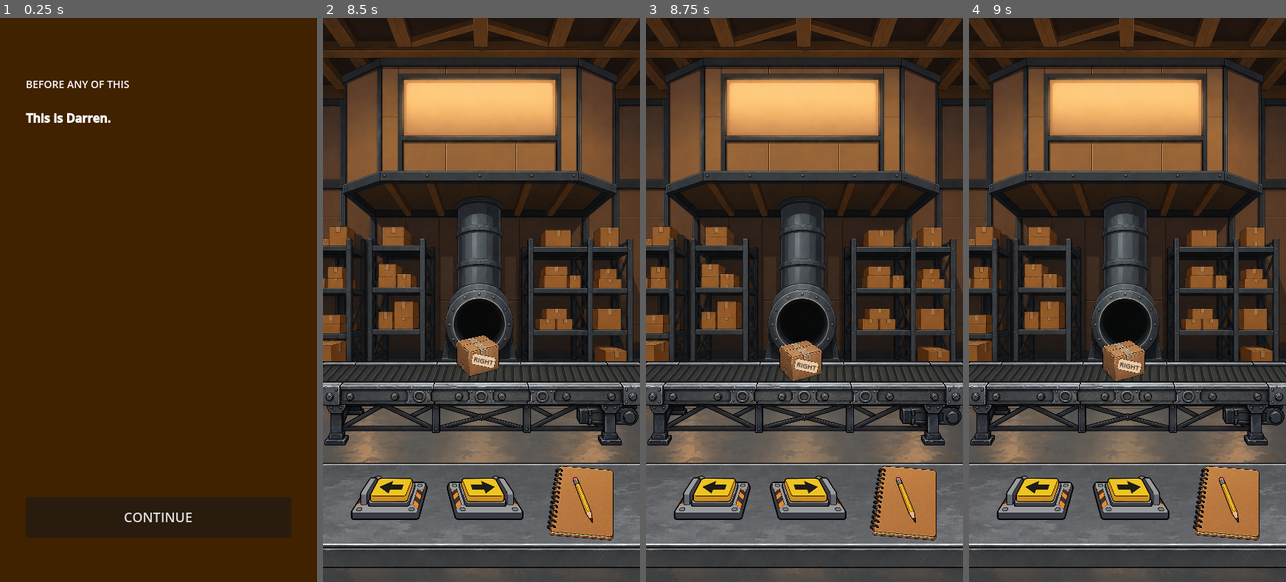
Above: before the commit, frames 1-4 (left to right).
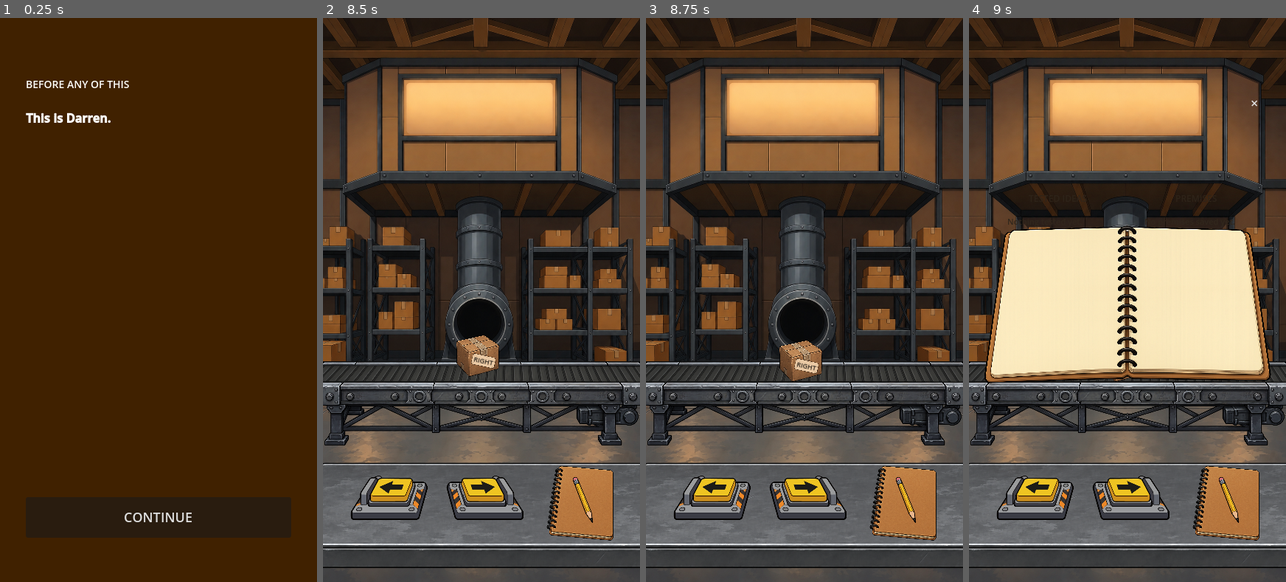
Above: after the commit, the same moments.

Repository: patrickcallahancomedy/comedian
Game: Godot game, scene res://scenes/story/opening_story.tscn
Same seed, same stepped clock (60 frames per second), same inputs: the game is played once before the commit and once after it.
Inputs (mouse positions are in pixels of both pictures, inside the frame that each line leads up to):
- Up to frame 1 (0.25 s): no input
- Up to frame 2 (8.5 s): click "CONTINUE" at 0.5 s; click "CONTINUE" at 1.25 s; click "CONTINUE" at 2 s; tap Enter at 2.75, 6.5 s; move the mouse to (551, 271) at 2.77 s; click (551, 271) at 2.92 s; tap Space at 3.5, 7.25 s; move the mouse to (418, 328) at 3.52 s; click (418, 328) at 3.67 s; click "CONTINUE" at 4.25 s; click "CONTINUE" at 5 s; click "CONTINUE" at 5.75 s; move the mouse to (513, 175) at 6.52 s; click (513, 175) at 6.67 s; move the mouse to (465, 412) at 7.27 s; click (465, 412) at 7.42 s; click "CLOCK IN" at 8 s
- Up to frame 3 (8.75 s): no input
- Up to frame 4 (9 s): click (1232, 497) at 8.75 s

Frames 1-3 are identical in both runs. In frame 4, 22% of the frame differs, in the area x 4-96%, y 14-65%.
Error before the commit: Invalid assignment of property or key 'text' with value of type 'String' on a base object of type 'null instance'. (res://scripts/boxes/boxes_module.gd:235)

Commit message:
Add premise and tested idea notebook states

Diff:
--- a/godot/scripts/boxes/boxes_module.gd
+++ b/godot/scripts/boxes/boxes_module.gd
@@ -19,13 +19,17 @@
 @onready var thought_bubble: TextureRect = $HUDLayer/ThoughtBubble
 @onready var thought_text: Label = $HUDLayer/ThoughtBubble/ThoughtText
 @onready var notebook_overlay: Control = $HUDLayer/NotebookOverlay
-@onready var notebook_thought: Label = $HUDLayer/NotebookOverlay/NotebookThought
+@onready var tested_ideas_label: Label = $HUDLayer/NotebookOverlay/TestedIdeas
+@onready var premises_list_label: Label = $HUDLayer/NotebookOverlay/PremisesList
+@onready var new_thought_title: Label = $HUDLayer/NotebookOverlay/NewThoughtTitle
+@onready var active_thought_label: Label = $HUDLayer/NotebookOverlay/ActiveThought
 @onready var write_idea_button: Button = $HUDLayer/NotebookOverlay/WriteIdeaButton
 @onready var close_notebook_button: Button = $HUDLayer/NotebookOverlay/CloseNotebookButton
 
 var belt_start_position: Vector2
 var box_spawn_position: Vector2
 var box_ready_position: Vector2
+var active_thought_start_position: Vector2
 var current_destination := "left"
 var correct_routes := 0
 var wrong_routes := 0
@@ -33,8 +37,14 @@
 var ideas_saved := 0
 var first_thought_shown := false
 var active_thought := ""
+var pending_save_text := ""
 var notebook_open := false
 var box_waiting_for_route := false
+
+# Right page = saved premises. Left page = ideas that have been tested later.
+# The thought itself is temporary and only enters premises if WRITE IT DOWN is pressed.
+var premises: Array[String] = []
+var tested_ideas: Array[String] = []
 
 const ROUTE_DURATION := 1.0
 const BELT_SHIFT_RATIO := 0.06
@@ -51,6 +61,7 @@
 	belt_start_position = belt.position
 	box_spawn_position = box_current.position
 	box_ready_position = box_routed.position
+	active_thought_start_position = active_thought_label.position
 	thought_bubble.texture = THOUGHT_BUBBLE_TEXTURE
 	thought_text.text = FIRST_THOUGHT
 	_assign_destination()
@@ -230,19 +241,42 @@
 	right_hitbox.disabled = true
 	notebook_hitbox.disabled = true
 	thought_bubble.hide()
+	_refresh_notebook_pages()
+
+	notebook_overlay.modulate.a = 0.0
+	notebook_overlay.show()
+
+	var tween = create_tween()
+	tween.tween_property(notebook_overlay, "modulate:a", 1.0, 0.15)
+
+
+func _refresh_notebook_pages() -> void:
+	tested_ideas_label.text = _format_idea_list(tested_ideas, "Nothing tested yet.")
+	premises_list_label.text = _format_idea_list(premises, "No premises saved yet.")
+
+	active_thought_label.position = active_thought_start_position
+	active_thought_label.modulate.a = 1.0
+	write_idea_button.disabled = false
 
 	if active_thought.is_empty():
-		notebook_thought.text = "No ideas to write down yet."
+		new_thought_title.hide()
+		active_thought_label.hide()
 		write_idea_button.hide()
 	else:
-		notebook_thought.text = active_thought
+		new_thought_title.show()
+		active_thought_label.text = active_thought
+		active_thought_label.show()
 		write_idea_button.show()
 
-	notebook_overlay.modulate.a = 0.0
-	notebook_overlay.show()
-
-	var tween = create_tween()
-	tween.tween_property(notebook_overlay, "modulate:a", 1.0, 0.15)
+
+func _format_idea_list(items: Array[String], empty_text: String) -> String:
+	if items.is_empty():
+		return empty_text
+
+	var lines := PackedStringArray()
+	for item in items:
+		lines.append("• " + item)
+	return "\n\n".join(lines)
 
 
 func _close_notebook() -> void:
@@ -252,11 +286,13 @@
 	notebook_open = false
 	notebook_overlay.hide()
 
-	# During the first thought tutorial, closing without saving returns the
-	# player to the thought instead of silently throwing the idea away.
+	# Thoughts are temporary. If the player closes the notebook without
+	# writing one down, that thought is gone and never becomes a premise.
 	if not active_thought.is_empty():
-		thought_bubble.show()
-		notebook_hitbox.disabled = false
+		active_thought = ""
+		thought_bubble.hide()
+		notebook_hitbox.disabled = true
+		_start_next_box()
 		return
 
 	if box_waiting_for_route:
@@ -266,15 +302,50 @@
 
 
 func _write_active_thought() -> void:
-	if active_thought.is_empty():
-		return
-
+	if active_thought.is_empty() or not pending_save_text.is_empty():
+		return
+
+	pending_save_text = active_thought
+	write_idea_button.disabled = true
+
+	# Simple first-pass save animation: the temporary thought slides upward
+	# toward the premises list and fades, so it feels like it is entering the notebook.
+	var tween = create_tween()
+	tween.set_parallel(true)
+	tween.set_trans(Tween.TRANS_QUAD)
+	tween.set_ease(Tween.EASE_IN)
+	tween.tween_property(active_thought_label, "position:y", premises_list_label.position.y, 0.35)
+	tween.tween_property(active_thought_label, "modulate:a", 0.0, 0.35)
+	tween.finished.connect(_finish_write_active_thought)
+
+
+func _finish_write_active_thought() -> void:
+	premises.append(pending_save_text)
 	ideas_saved += 1
 	print("Ideas saved: ", ideas_saved)
+
+	pending_save_text = ""
 	active_thought = ""
+	_refresh_notebook_pages()
+
+	# Leave the newly saved premise visible for a beat before returning to work.
+	var tween = create_tween()
+	tween.tween_interval(0.35)
+	tween.finished.connect(_finish_notebook_save_and_resume)
+
+
+func _finish_notebook_save_and_resume() -> void:
 	notebook_open = false
 	notebook_overlay.hide()
 	thought_bubble.hide()
 	notebook_hitbox.disabled = true
-
 	_start_next_box()
+
+
+# Later modules can call this after a premise has been tried on someone or onstage.
+func mark_premise_tested(premise_index: int) -> void:
+	if premise_index < 0 or premise_index >= premises.size():
+		return
+
+	var tested_idea := premises.pop_at(premise_index)
+	tested_ideas.append(tested_idea)
